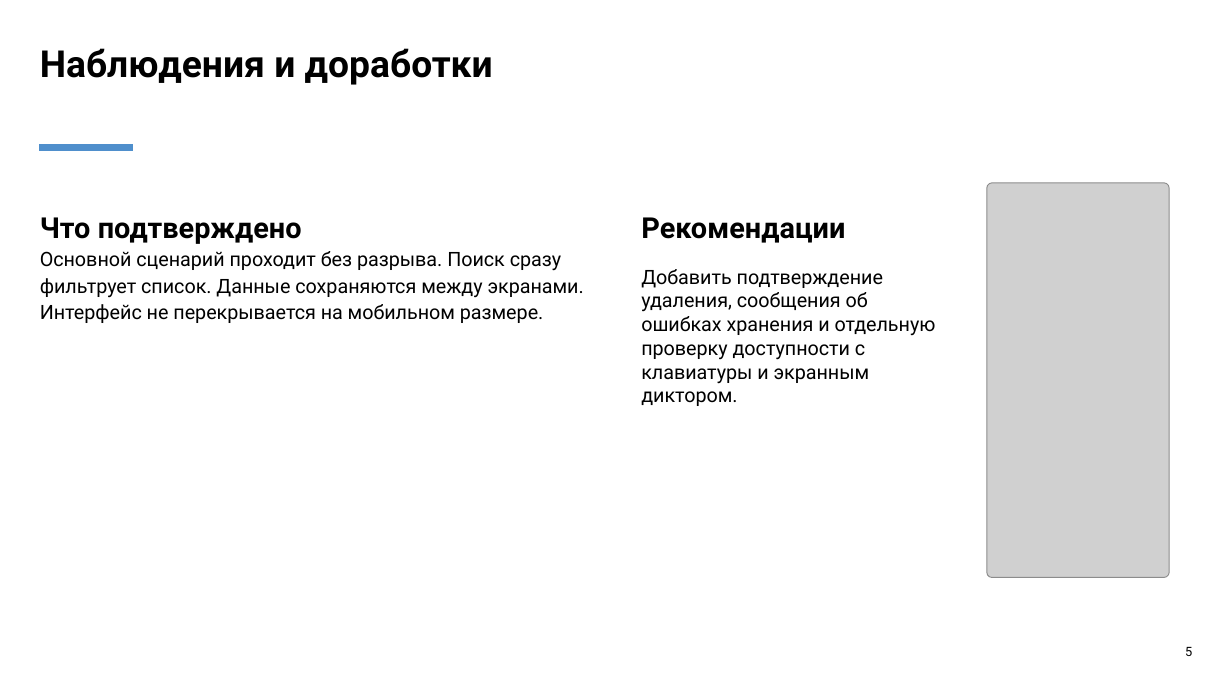
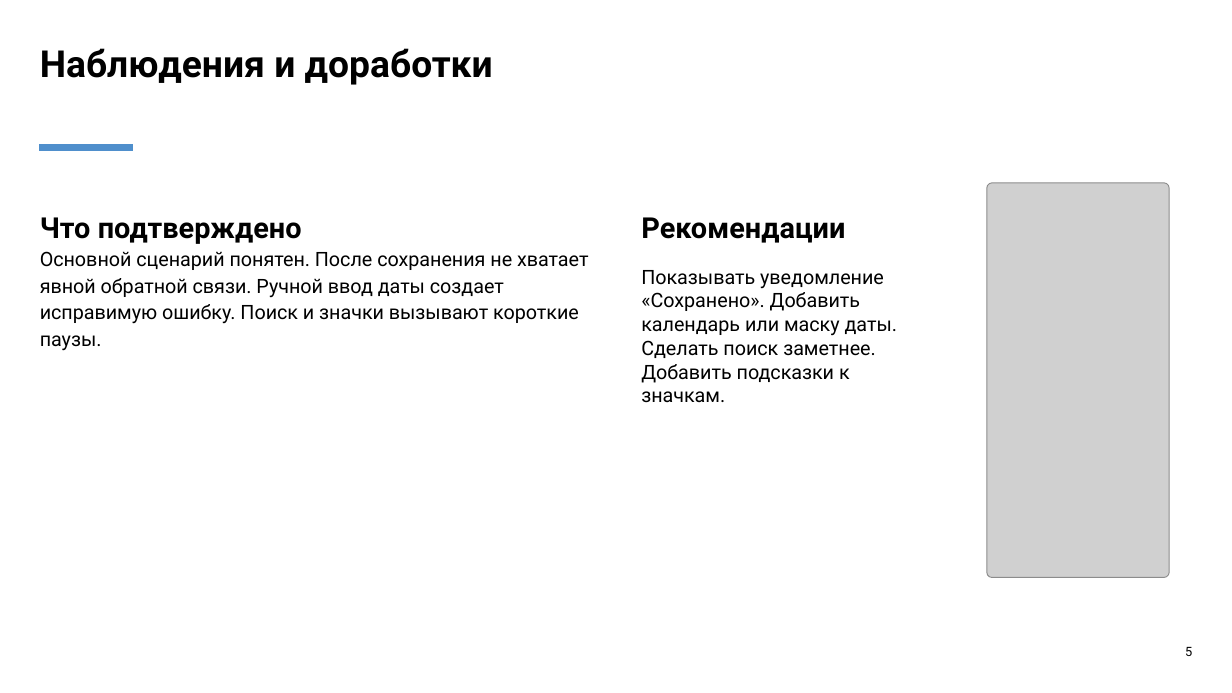
Before and after one commit to lattelix/druzhba-notes-practice, a slide deck: slide 5 of materials/ПП1_Презентация_кейс_5_Дружба_Notes.pptx. Drawn at 1232x693 pixels with LibreOffice and Linux fonts; fonts in the diff are those of the drawing; grey boxes stand for pictures. Boxes give left, top, right and bottom in pixels: in the first picture for what was removed or moved away, otherwise in the second. Text is boxed around its words. In the diff, an @@ line names an element or a change of style, - is before the commit and + after.

```diff
--- a/materials/ПП1_Презентация_кейс_5_Дружба_Notes.pptx
+++ b/materials/ПП1_Презентация_кейс_5_Дружба_Notes.pptx
@@ text at <box>40,251,588,351</box>: text changed @@
-Основной сценарий проходит без разрыва. Поиск сразу фильтрует список. Данные сохраняются между экранами. Интерфейс не перекрывается на мобильном размере.
+Основной сценарий понятен. После сохранения не хватает явной обратной связи. Ручной ввод даты создает исправимую ошибку. Поиск и значки вызывают короткие паузы.
@@ text at <box>641,270,897,403</box>: text changed @@
-Добавить подтверждение удаления, сообщения об ошибках хранения и отдельную проверку доступности с клавиатуры и экранным диктором.
+Показывать уведомление «Сохранено». Добавить календарь или маску даты. Сделать поиск заметнее. Добавить подсказки к значкам.
```
Also in this commit, not shown: 3 other slides changed, 1 slide added, 1 slide removed.
